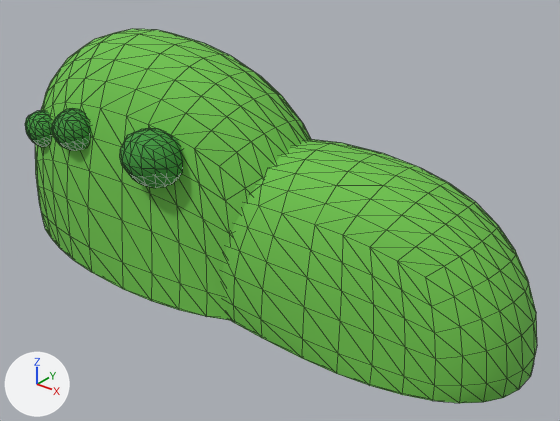
Two versions of the glTF model Brightmeadow/game/assets/models/hill_b.glb, one commit apart.
Rendered twice from a 50 mm lens placed at (18.7, -21.0, 16.6), pointed at (1.7, 0.3, 3.4). Every picture has the same lights, and +X, +Y and +Z are marked at lower left. The older version comes first. Mesh edges are drawn as thin lines.

Script lines for the objects in view, before the commit:
```python
me_hill_b = bpy.data.meshes.new('hill_b')
me_hill_b.from_pydata(...)  # 1270 vertices, 2520 faces; spans x -12.0..12.0, y -4.3..4.3, z 0.0..9.4
# faces by material slot: [1944, 576]
me_hill_b.materials.append(mat_m_grass)  # green #6cc24a
me_hill_b.materials.append(mat_m_grassdark)  # green #3e9a3a
ob_hill_b = bpy.data.objects.new('hill_b', me_hill_b)
ob_hill_b.location = (0.0, 0.0, 0.0)
```
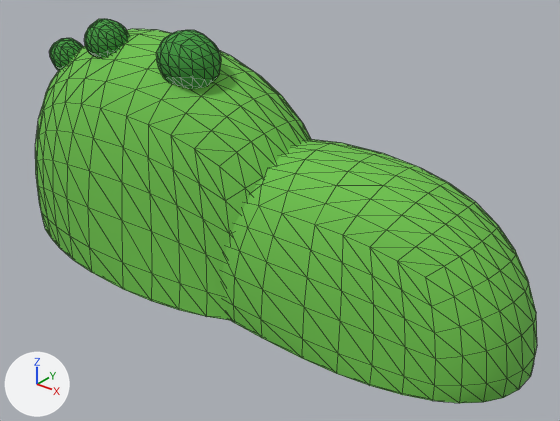
The newer file is also turned or shifted as a whole; pictures and numbers use the older file's frame.

Where the change shows, as pixel boxes [x1, y1, x2, y2] in the pictures (560 x 421 px; the box of a moved part takes in the faces that stretch with it):
'hill_b', reshaped
    before: [25, 29, 537, 403]
    after: [35, 19, 537, 403]
part 1 of me_hill_b, moved or reshaped
    before: [120, 128, 183, 188]
    after: [156, 30, 221, 89]
part 2 of me_hill_b, moved or reshaped
    before: [52, 108, 91, 151]
    after: [84, 19, 129, 58]
part 3 of me_hill_b, moved or reshaped
    before: [25, 110, 52, 147]
    after: [49, 38, 83, 70]

What the commit changed:
me_hill_b is used by ob_hill_b; location (0.0, 0.0, 0.0).
me_hill_b had 1270 vertices, 2520 faces and spanned x -12.0..12.0, y -4.3..4.3, z 0.0..9.4.
me_hill_b now has 1270 vertices, 2520 faces and spans x -12.0..12.0, y -4.0..4.3, z 0.0..10.2.
me_hill_b part 1: the loose piece of 98 vertices spanning x -2.9..-0.2, y -4.3..-2.1, z 4.8..7.0 is moved by (0.0, 2.1, 3.2).
me_hill_b part 2: the loose piece of 98 vertices spanning x -7.1..-5.1, y -4.0..-2.4, z 5.1..6.8 is moved by (0.0, 2.1, 3.2).
me_hill_b part 3: the loose piece of 98 vertices spanning x -9.6..-7.8, y -3.5..-2.1, z 4.5..6.0 is moved by (-0.1, 1.7, 2.8).
